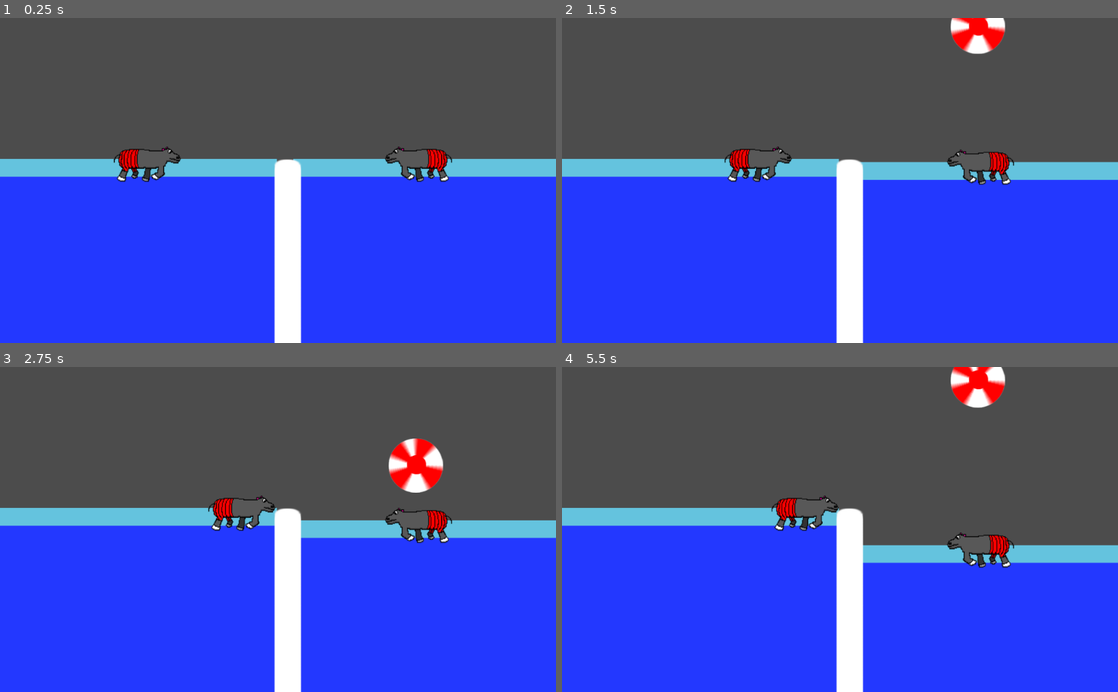
Above: before the commit, frames 1-4 (two rows, left to right).
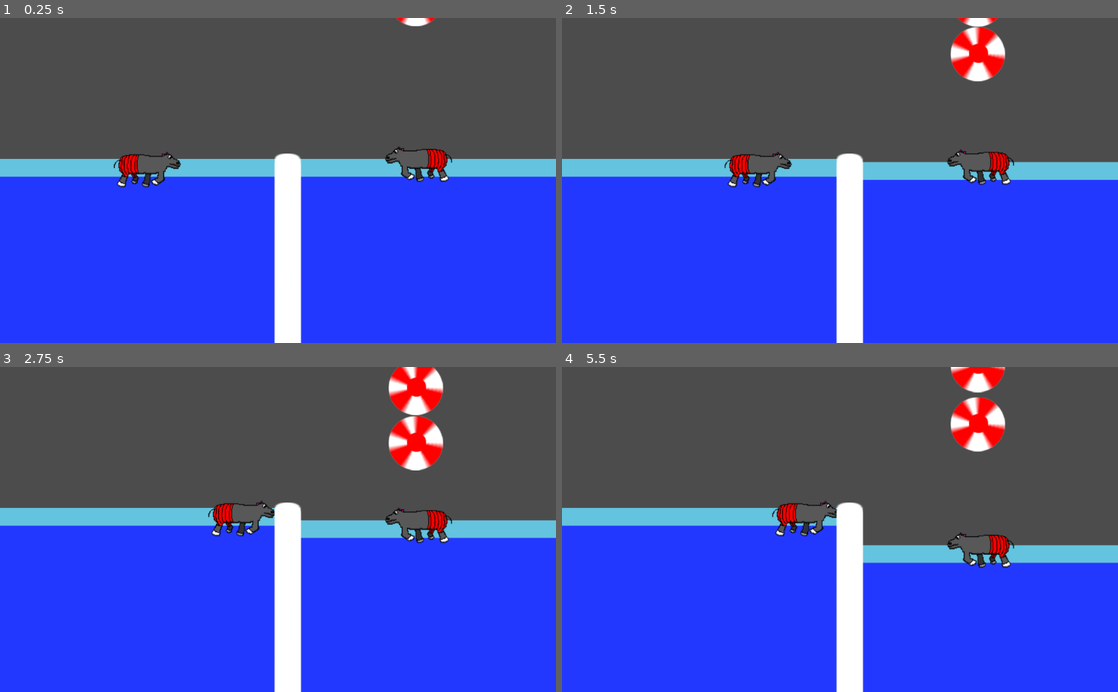
Above: after the commit, the same moments.

Repository: TeamGalileoRobotics/whippo
Game: Godot game, scene res://main.tscn
The game is run twice, just before and just after one commit, with the same random seed, the same clock (stepped at 60 frames per second) and the same inputs.
Inputs:
- Up to frame 1 (0.25 s): no input
- Up to frame 2 (1.5 s): hold D (playerLeft_right) 0.53-1.28 s; hold S (playerLeft_down) from 1.28 s (still down)
- Up to frame 3 (2.75 s): release S (playerLeft_down) at 2.03 s; hold D (playerLeft_right) from 2.03 s (still down)
- Up to frame 4 (5.5 s): release D (playerLeft_right) at 2.78 s; hold W (playerLeft_up) 2.78-3.53 s; hold S (playerLeft_down) from 3.53 s (still down)

The runs differ from the first frame. In frame 1, 0.9% of the frame differs, in the area x 20-79%, y 0-53%; in frame 2, 2.4%; in frame 3, 3.9%, in the area x 37-80%, y 0-53%; in frame 4, 2.9%.

Commit message:
Add left/right walls

Diff:
--- a/main.tscn
+++ b/main.tscn
@@ -9,22 +9,25 @@
 [ext_resource path="res://hippoRight.gd" type="Script" id=7]
 [ext_resource path="res://ball.tscn" type="PackedScene" id=8]
 
-[sub_resource type="CapsuleShape2D" id=1]
+[sub_resource type="RectangleShape2D" id=3]
 
 custom_solver_bias = 0.0
-radius = 28.0
-height = 304.0
+extents = Vector2( 24.7526, 190 )
 
 [sub_resource type="RectangleShape2D" id=2]
 
 custom_solver_bias = 0.0
-extents = Vector2( 250.98, 50 )
+extents = Vector2( 240.926, 50 )
+
+[sub_resource type="RectangleShape2D" id=4]
+
+custom_solver_bias = 0.0
+extents = Vector2( 10, 311.256 )
 
 [node name="main" type="Node2D" index="0"]
 
 [node name="pole" type="StaticBody2D" parent="." index="0"]
 
-editor/display_folded = true
 position = Vector2( 512, 300 )
 z_index = 1
 input_pickable = false
@@ -38,18 +41,17 @@
 
 [node name="poleSprite" type="Sprite" parent="pole" index="0"]
 
-position = Vector2( 18, 150 )
+position = Vector2( 18, 139 )
 texture = ExtResource( 1 )
 
 [node name="CollisionShape2D" type="CollisionShape2D" parent="pole" index="1"]
 
-position = Vector2( 18, 140 )
-shape = SubResource( 1 )
+position = Vector2( 19, 140 )
+shape = SubResource( 3 )
 _sections_unfolded = [ "Z Index" ]
 
 [node name="waterLeft" type="StaticBody2D" parent="." index="1"]
 
-editor/display_folded = true
 position = Vector2( 0, 260 )
 input_pickable = false
 collision_layer = 1
@@ -69,13 +71,12 @@
 
 [node name="CollisionShape2D" type="CollisionShape2D" parent="waterLeft" index="1"]
 
-position = Vector2( 250, 90 )
-scale = Vector2( 0.996094, 1 )
+position = Vector2( 254.05, 100.021 )
+scale = Vector2( 1.03517, 1 )
 shape = SubResource( 2 )
 
 [node name="waterRight" type="StaticBody2D" parent="." index="2"]
 
-editor/display_folded = true
 position = Vector2( 540, 260 )
 input_pickable = false
 collision_layer = 1
@@ -88,7 +89,7 @@
 
 [node name="waterRight" type="Sprite" parent="waterRight" index="0"]
 
-scale = Vector2( 0.996094, 1 )
+scale = Vector2( 0.948319, 1 )
 texture = ExtResource( 3 )
 centered = false
 _sections_unfolded = [ "Offset", "Transform" ]
@@ -119,6 +120,44 @@
 
 position = Vector2( 765.73, -87.4258 )
 
+[node name="ball2" parent="." index="6" instance=ExtResource( 8 )]
+
+position = Vector2( 765.73, -87.4258 )
+
+[node name="wallLeft" type="StaticBody2D" parent="." index="7"]
+
+position = Vector2( 790, 350 )
+scale = Vector2( 0.996094, 1 )
+input_pickable = false
+collision_layer = 1
+collision_mask = 1
+constant_linear_velocity = Vector2( 0, 0 )
+constant_angular_velocity = 0.0
+friction = 1.0
+bounce = 0.0
+
+[node name="CollisionShape2D" type="CollisionShape2D" parent="wallLeft" index="0"]
+
+position = Vector2( -803.112, -10.2744 )
+shape = SubResource( 4 )
+
+[node name="wallLeft2" type="StaticBody2D" parent="." index="8"]
+
+position = Vector2( 790, 350 )
+scale = Vector2( 0.996094, 1 )
+input_pickable = false
+collision_layer = 1
+collision_mask = 1
+constant_linear_velocity = Vector2( 0, 0 )
+constant_angular_velocity = 0.0
+friction = 1.0
+bounce = 0.0
+
+[node name="CollisionShape2D" type="CollisionShape2D" parent="wallLeft2" index="0"]
+
+position = Vector2( 245.242, -6.84961 )
+shape = SubResource( 4 )
+
 
 [editable path="hippoLeft"]
 [editable path="hippoRight"]
Not shown: 1 places in main.tscn that only renumber resources
